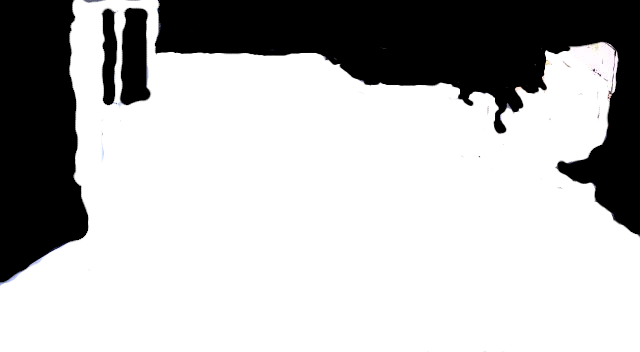
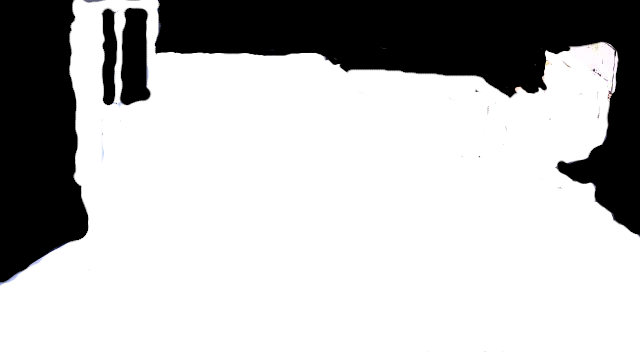
Before/after of a w=640, h=352 layered artwork. What changed in the layer stack:
painted on "porch_cam_mask.jpeg" over [346, 69, 524, 135]
